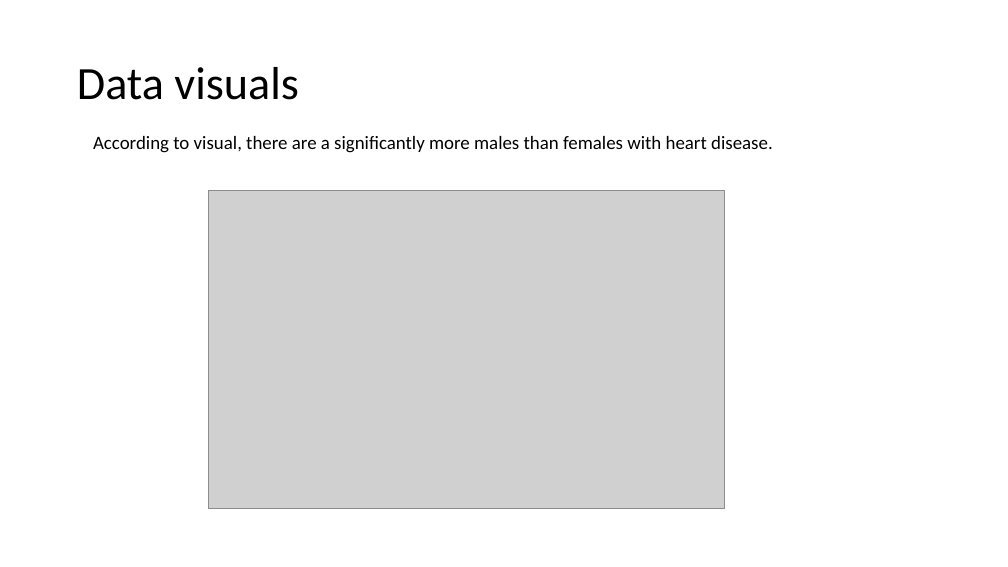
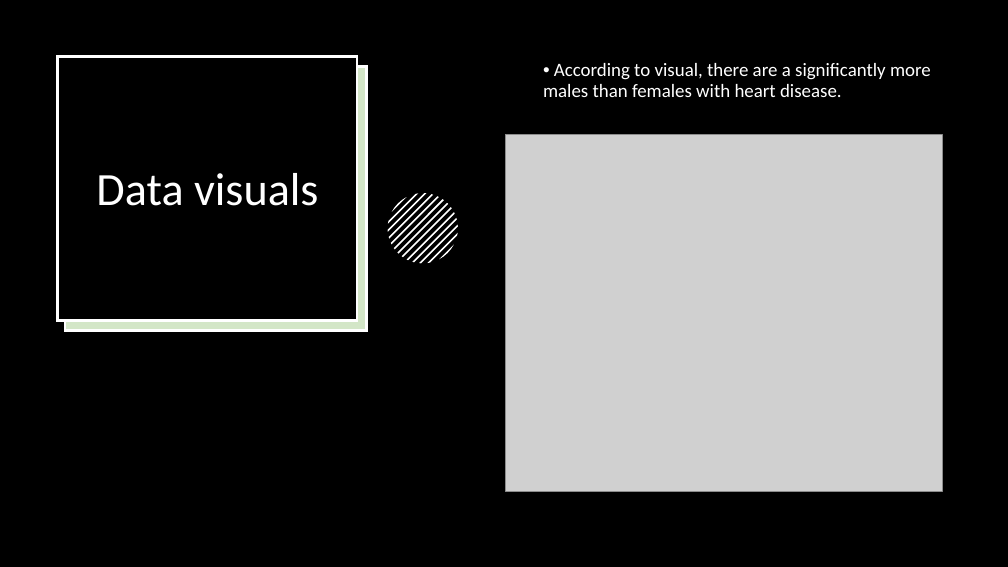
Before and after one commit to shellymduncan/Project-2, a slide deck: slide 4 of Heart Failure Predictions.pptx. Drawn at 1008x567 pixels with LibreOffice and Linux fonts; fonts in the diff are those of the drawing; grey boxes stand for pictures. Boxes give left, top, right and bottom in pixels: in the first picture for what was removed or moved away, otherwise in the second. Text is boxed around its words. In the diff, an @@ line names an element or a change of style, - is before the commit and + after.

```diff
--- a/Heart Failure Predictions.pptx
+++ b/Heart Failure Predictions.pptx
@@ rectangle added at (0,0,1008,567), fill #000000 @@
@@ rectangle added at (57,57,357,321), fill #000000, outline #FFFFFF 2.25 pt @@
@@ text "According to visual, there are ...": place and size @@
-text "According to visual, there are ..." at (93,136,773,153)
+text "According to visual, there are ..." at (543,63,931,97)
@@ text "According to visual, there are ..." at (543,63,931,97): text colour #000000 to #FFFFFF; bullet none to •; line spacing 1 to 0.9; more space between paragraphs @@
@@ title "Data visuals": place and size @@
-title "Data visuals" at (77,67,298,100)
+title "Data visuals" at (96,173,318,206)
@@ title "Data visuals" at (96,173,318,206): text colour #000000 to #FFFFFF; alignment left to centre @@
@@ rectangle added at (65,67,367,330), fill #FFFFFF, outline #FFFFFF 2.25 pt @@
@@ rectangle added at (65,67,367,330), fill #70AD47 at 30% opacity, outline #FFFFFF 2.25 pt @@
@@ picture: place and size @@
-picture at (209,191,724,509)
+picture at (505,135,942,492)
@@ group added at (388,193,457,263): 13 freeform shapes @@
```
Also in this commit, not shown: 3 other slides changed, 4 slides added, 2 slides removed.
